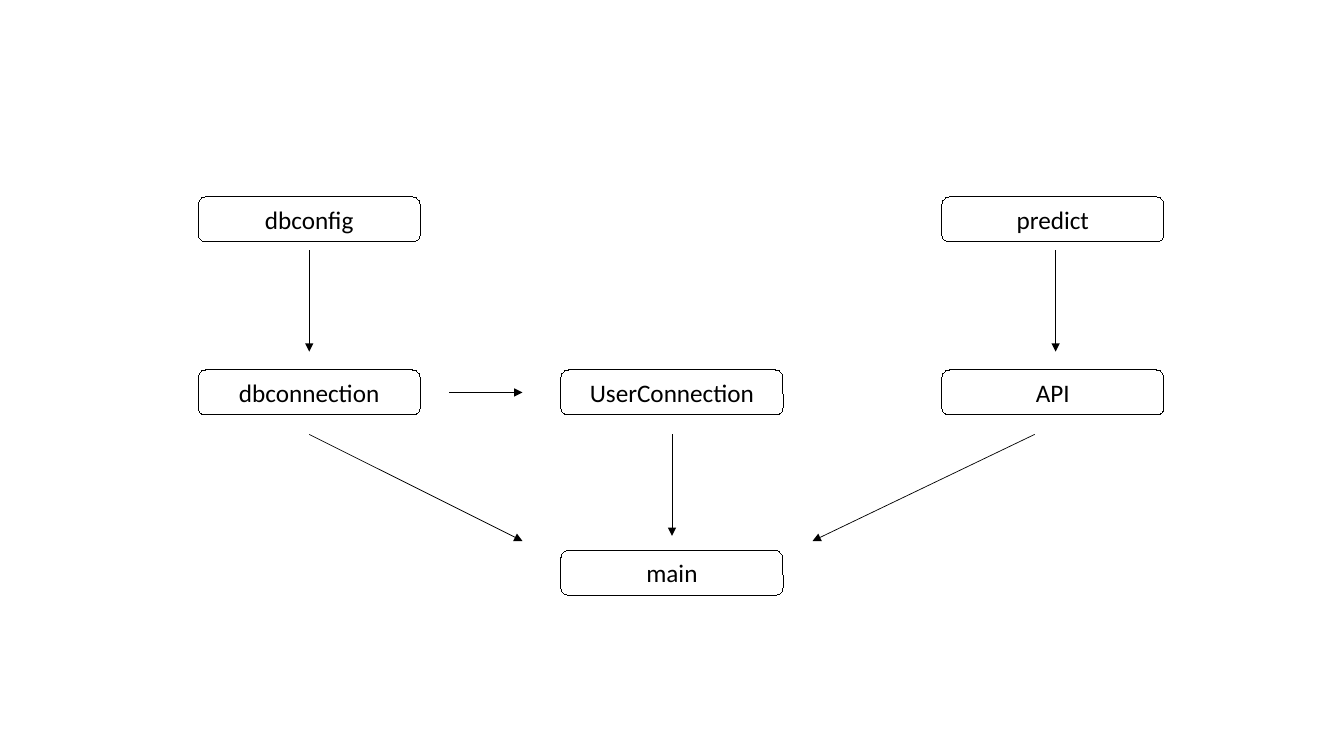
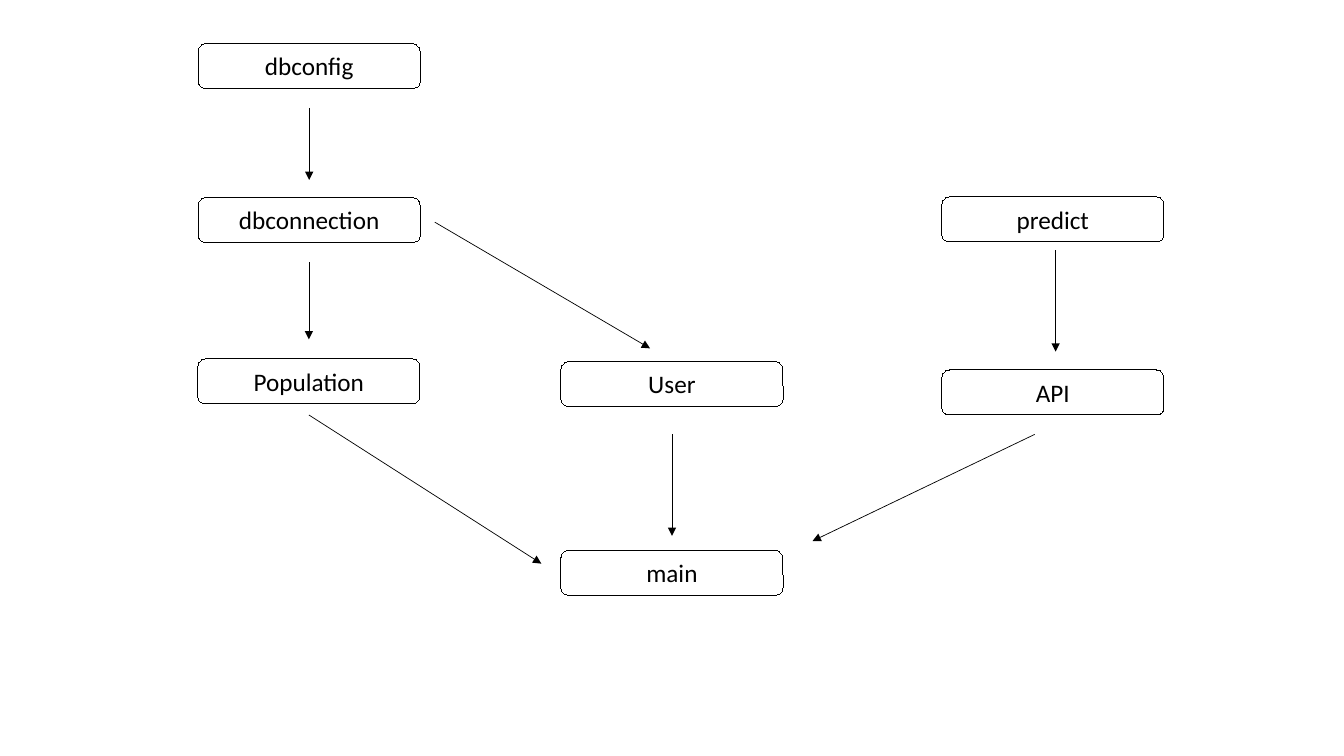
Before and after one commit to jessicakan789/team5, a slide deck: slide 1 of Research/Map of python files.pptx. Drawn at 1344x756 pixels with LibreOffice and Linux fonts; fonts in the diff are those of the drawing. Boxes give left, top, right and bottom in pixels: in the first picture for what was removed or moved away, otherwise in the second. Text is boxed around its words. In the diff, an @@ line names an element or a change of style, - is before the commit and + after.

```diff
--- a/Research/Map of python files.pptx
+++ b/Research/Map of python files.pptx
@@ rounded rectangle "dbconfig": place and size @@
-rounded rectangle "dbconfig" at bbox=[199, 197, 420, 242]
+rounded rectangle "dbconfig" at bbox=[199, 43, 420, 89]
@@ arrow added from (310, 108) to (310, 180), #000000 0.5 pt @@
@@ rounded rectangle "dbconnection": place and size @@
-rounded rectangle "dbconnection" at bbox=[199, 370, 420, 415]
+rounded rectangle "dbconnection" at bbox=[199, 198, 420, 243]
@@ arrow moved from (310, 435) - (522, 541) to (435, 222) - (650, 349) @@
@@ arrow moved from (310, 250) - (310, 352) to (309, 262) - (309, 340) @@
@@ rounded rectangle added at bbox=[198, 359, 419, 404], outline #000000 0.75 pt, 18 pt, text #000000 @@
+Population
@@ rounded rectangle "User": place and size @@
-rounded rectangle "User" at bbox=[561, 370, 782, 415]
+rounded rectangle "User" at bbox=[561, 362, 782, 407]
@@ text in rounded rectangle at bbox=[648, 376, 695, 393]: text changed @@
-UserConnection
+User
@@ arrow moved from (450, 392) - (522, 392) to (309, 415) - (541, 564) @@
```
